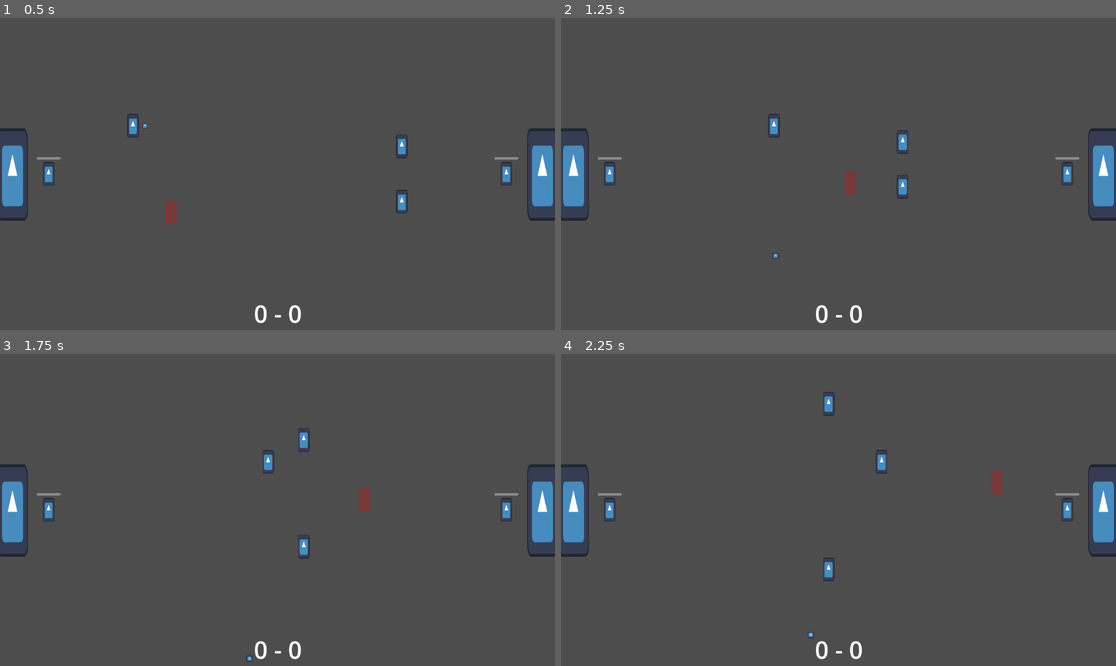
Above: before the commit, frames 1-4 (two rows, left to right).
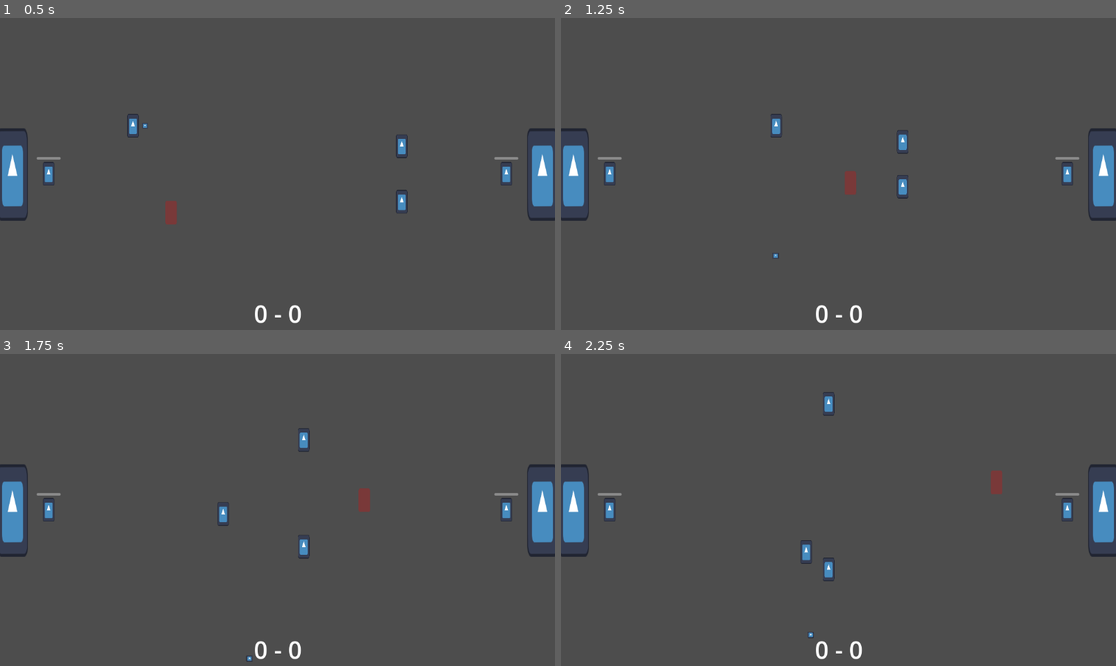
Above: after the commit, the same moments.

Repository: david8zhang/spooky-soccer
Game: Godot game, scene res://scenes/Main.tscn
The game is run twice, just before and just after one commit, with the same random seed, the same clock (stepped at 60 frames per second) and the same inputs. The engine's default icon, where the game draws it, is replaced by a stand-in: a white triangle on a blue panel in a dark square.
Inputs:
- Up to frame 1 (0.5 s): no input
- Up to frame 2 (1.25 s): hold Right (move_right) from 0.53 s (still down); tap Space (pass) at 0.6 s
- Up to frame 3 (1.75 s): release Right (move_right) at 1.28 s; hold Down (move_down) from 1.28 s (still down); tap Space (pass) at 1.35 s
- Up to frame 4 (2.25 s): release Down (move_down) at 2.03 s; hold Right (move_right) from 2.03 s (still down); tap F (shoot) at 2.1 s

Frame 1 is identical in both runs. In frame 2, less than 0.1% of the frame differs, in the area x 37-40%, y 30-39%; in frame 3, 0.2%; in frame 4, 0.2%, in the area x 43-59%, y 30-68%.

Commit message:
fix selected player bug

Diff:
--- a/scripts/FieldPlayer.gd
+++ b/scripts/FieldPlayer.gd
@@ -95,7 +95,6 @@
 		ball.curr_poss_status = Ball.POSS_STATUS.PLAYER_PASS if side == Side.PLAYER else Ball.POSS_STATUS.CPU_PASS
 		ball.metadata["prev_possessor"] = self
 		ball.enable_collision_detector()
-		is_selected = false
 		lose_poss_of_ball()
 
 func shoot_ball():
@@ -134,7 +133,6 @@
 	return game.cpu_manager.field_players if side == Side.PLAYER else game.player_manager.field_players
 
 func on_completed_pass():
-	is_selected = false
 	can_take_possession = true
 	pass_target = null
 
--- a/scripts/PlayerFieldPlayer.gd
+++ b/scripts/PlayerFieldPlayer.gd
@@ -2,7 +2,8 @@
 extends FieldPlayer
 
 func _physics_process(_delta):
-	if is_selected:
+	var player_field_manager = field_manager as PlayerFieldManager
+	if player_field_manager.selected_player == self:
 		linear_velocity = Vector2.ZERO
 		if Input.is_action_pressed("move_right"):
 			linear_velocity.x += 1
